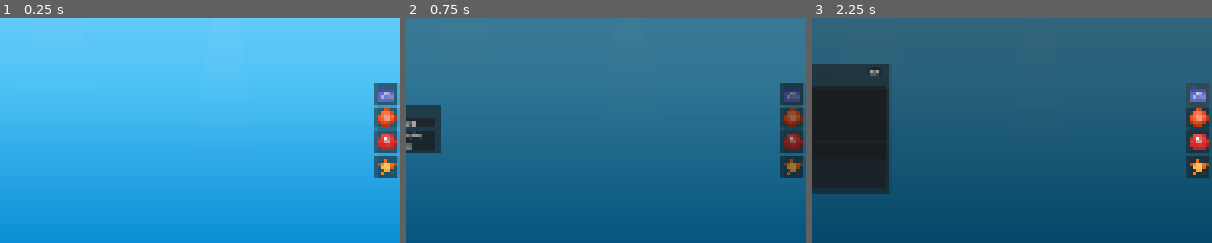
Above: before the commit, frames 1-3 (left to right).
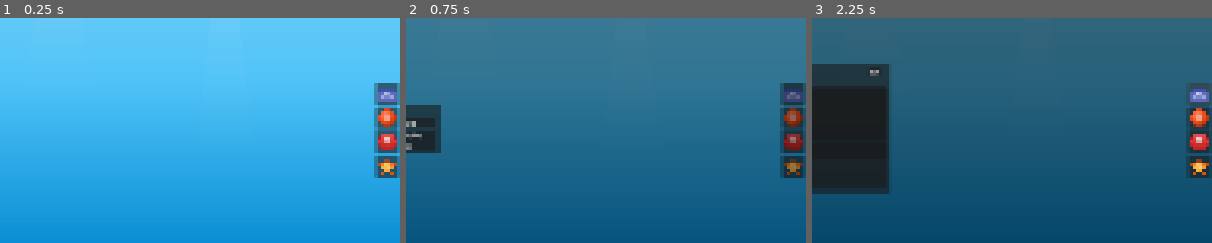
Above: after the commit, the same moments.

Repository: ZhanXuzhao/Deskquarium
Game: Godot game, scene res://main.tscn
Two runs of this game, one before a commit and one after it. Both use one fixed random seed, a clock stepped at 60 frames per second and the inputs below.
Inputs:
- Up to frame 1 (0.25 s): no input
- Up to frame 2 (0.75 s): click "菜单" at 0.5 s
- Up to frame 3 (2.25 s): click "重新开始游戏" at 1.25 s; click "商店" at 2 s
The pictures show only the part of the screen within x 50-100%, y 25-75%; the shares and areas given below are measured in that part.

The runs differ from the first frame. In frame 1, 0.9% of the frame differs, in the area x 93-100%, y 28-72%; in frame 2, 0.3%; in frame 3, 0.2%.

Commit message:
修复项目中的警告
- autoload/global.gd: 移除未使用的信号(fish_removed, shop_panel_toggled, decoration_shop_toggled)，为外部使用的信号添加 @warning_ignore
- scripts/main.gd: 修复整数除法(SHADOWED_VARIABLE)，删除废弃代码，修复未使用参数
- data/fish_data.gd: 修复未使用参数警告
- scripts/fish/fish.gd: 修复变量名混淆警告

Diff:
--- a/autoload/global.gd
+++ b/autoload/global.gd
@@ -2,16 +2,18 @@
 
 signal coins_changed(amount: int)
 signal total_earned_changed(amount: int)
+@warning_ignore("unused_signal")
 signal fish_added(fish: Node2D)
-signal fish_removed(fish: Node2D)
+@warning_ignore("unused_signal")
 signal fish_sold(fish: Node2D, price: int)
 signal fish_unlocked(species: int)
+@warning_ignore("unused_signal")
 signal decoration_added(deco_type: int)
+@warning_ignore("unused_signal")
 signal equipment_added(eq_type: int)
 signal feed_mode_changed(active: bool)
 signal sell_mode_changed(active: bool)
-signal shop_panel_toggled(visible: bool)
-signal decoration_shop_toggled(visible: bool)
+@warning_ignore("unused_signal")
 signal fish_info_requested(fish: Node2D)
 signal game_loaded()
 
--- a/data/fish_data.gd
+++ b/data/fish_data.gd
@@ -141,7 +141,7 @@
 			return 200.0
 	return 100.0
 
-static func get_hunger_drain_rate(species: Species) -> float:
+static func get_hunger_drain_rate(_species: Species) -> float:
 	return 2.0
 
 static func get_sell_price(fish_species: Species, level: int) -> int:
--- a/scripts/fish/fish.gd
+++ b/scripts/fish/fish.gd
@@ -96,9 +96,9 @@
 			for pellet in food_container.get_children():
 				if not is_instance_valid(pellet):
 					continue
-				var dist := global_position.distance_to(pellet.global_position)
-				if dist < nearest_dist:
-					nearest_dist = dist
+				var pellet_dist := global_position.distance_to(pellet.global_position)
+				if pellet_dist < nearest_dist:
+					nearest_dist = pellet_dist
 					nearest = pellet
 			if nearest:
 				target_food = nearest
--- a/scripts/main.gd
+++ b/scripts/main.gd
@@ -47,7 +47,6 @@
 func _ready() -> void:
 	Global.fish_added.connect(_on_fish_added)
 	Global.fish_sold.connect(_on_fish_sold)
-	Global.shop_panel_toggled.connect(_on_shop_toggled)
 	Global.fish_info_requested.connect(_on_fish_info_requested)
 	Global.game_loaded.connect(_on_game_loaded)
 
@@ -243,7 +242,7 @@
 			var start_y := (view_size.y - total_height) / 2
 			for i in btn_count:
 				if buttons[i].action == action:
-					child.position = Vector2(view_size.x - 85 + (85 - btn_width) / 2, start_y + i * (btn_height + spacing))
+					child.position = Vector2(view_size.x - 85 + (85 - btn_width) / 2.0, start_y + i * (btn_height + spacing))
 					break
 
 	# Shop panel
@@ -431,7 +430,7 @@
 
 	for i in btn_count:
 		var data: Dictionary = buttons[i]
-		var btn_x := view_size.x - 85 + (85 - btn_width) / 2
+		var btn_x := view_size.x - 85 + (85 - btn_width) / 2.0
 		var btn_y := start_y + i * (btn_height + spacing)
 
 		var btn := Button.new()
@@ -696,14 +695,9 @@
 		Global.save_dirty = true
 
 
-func _on_shop_toggled(visible: bool) -> void:
-	if visible:
-		toggle_shop()
-
-
 # ── Fish Info Panel ──────────────────────────────────────────────────────
 
-func _build_fish_info_panel(ui: CanvasLayer, view_size: Vector2) -> void:
+func _build_fish_info_panel(ui: CanvasLayer, _view_size: Vector2) -> void:
 	_fish_info_panel = Panel.new()
 	_fish_info_panel.name = "FishInfoPanel"
 	_fish_info_panel.size = Vector2(280, 180)
